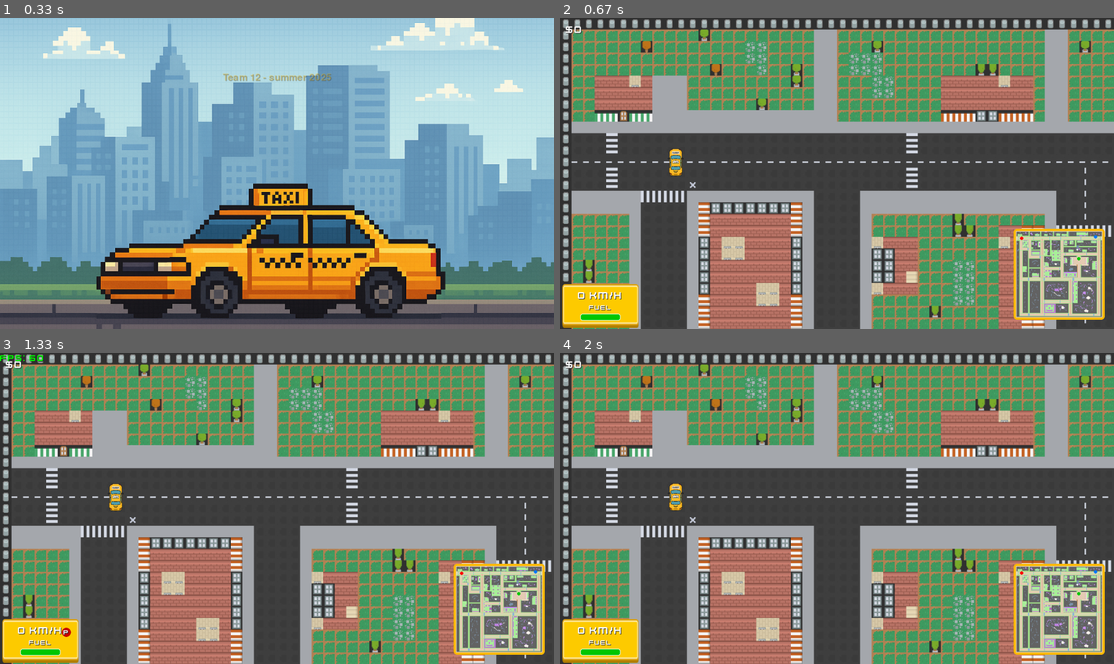
Above: before the commit, frames 1-4 (two rows, left to right).
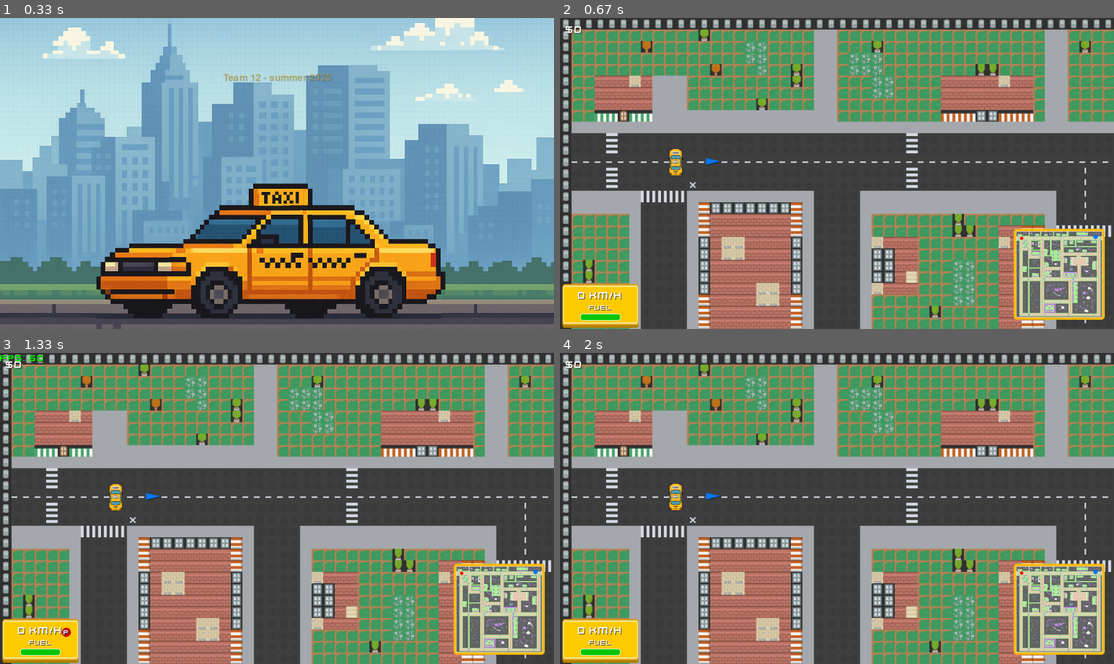
Above: after the commit, the same moments.

Repository: jirihos/UUN-Pygame-workshop
Game: pygame game, started from src/main.py
Two runs of this game, one before a commit and one after it. Both use one fixed random seed, a clock stepped at 60 frames per second and the inputs below.
Inputs (mouse positions are in pixels of both pictures, inside the frame that each line leads up to):
- Up to frame 1 (0.33 s): no input
- Up to frame 2 (0.67 s): click (837, 173) at 0.38 s
- Up to frame 3 (1.33 s): hold L 0.67-1.13 s; hold D 0.67-1.13 s; move the mouse to (254, 524) at 0.7 s; tap Space at 1.17 s
- Up to frame 4 (2 s): tap Space at 1.5 s; hold L from 1.83 s (still down); hold D from 1.83 s (still down)

Frame 1 is identical in both runs. In frame 2, less than 0.1% of the frame differs, in the area x 26-98%, y 44-79%; in frame 3, less than 0.1%; in frame 4, less than 0.1%.

Commit message:
Game loop fix

Diff:
--- a/src/scenes/game.py
+++ b/src/scenes/game.py
@@ -95,11 +95,13 @@
         self.show_fps = False  # FPS display toggle
 
     def new_job(self):
+        # If there are not enough pickup locations, do not create a job
         if len(self.pickup_tile_locations) < 2:
             self.current_job = None
             self.job_state = None
             return
 
+        # Randomly select two different pickup locations for pickup and delivery
         locs = random.sample(self.pickup_tile_locations, 2)
         self.current_job = Job(locs[0], locs[1])
         self.job_state = "pickup"
@@ -119,6 +121,7 @@
         return surf
 
     def is_walkable(self, x, y):
+        # Returns True if the tile at (x, y) is walkable
         tile_x = int(x) // self.tile_size
         tile_y = int(y) // self.tile_size
         if 0 <= tile_y < len(self.tile_map) and 0 <= tile_x < len(self.tile_map[0]):
@@ -127,11 +130,13 @@
         return False
 
     def is_on_pump_tile(self):
+        # Returns True if the car is currently on a pump tile
         car_tile_x = int(self.car.pos.x) // self.tile_size
         car_tile_y = int(self.car.pos.y) // self.tile_size
         return (car_tile_x, car_tile_y) in self.pump_tile_locations
 
     def get_nearest_pump_tile(self):
+        # Finds the nearest pump tile to the car
         car_pos = self.car.pos
         min_dist = float('inf')
         nearest = None
@@ -148,6 +153,7 @@
 
         screen = self.main.screen
 
+        # Handle events (quit, handbrake, menu, FPS toggle, job accept)
         for event in pygame.event.get():
             if event.type == pygame.QUIT:
                 self.main.quit()
@@ -165,7 +171,7 @@
                 self.pending_job = None
                 print("[JOB] Accepted new job.")
 
-
+        # Calculate camera position to center the car
         camera_x = max(0, min(self.car.pos.x - self.main.WIDTH // 2, self.MAP_WIDTH - self.main.WIDTH))
         camera_y = max(0, min(self.car.pos.y - self.main.HEIGHT // 2, self.MAP_HEIGHT - self.main.HEIGHT))
 
@@ -176,11 +182,13 @@
         # === Job Progress Logic ===
         if self.current_job and self.job_state:
             if self.job_state == "pickup":
+                # If at pickup location, handbrake is engaged, and car is stopped, switch to dropoff
                 if self.is_at_tile(self.current_job.pickup_tile_loc) and self.car.is_handbraking() and abs(self.car.speed) < 0.2:
                     print("[JOB] Passenger picked up.")
                     self.job_state = "dropoff"
 
             elif self.job_state == "dropoff":
+                # If at delivery location, handbrake is engaged, and car is stopped, complete job and start new one
                 if self.is_at_tile(self.current_job.delivery_tile_loc) and self.car.is_handbraking() and abs(self.car.speed) < 0.2:
                     print("[JOB] Passenger dropped off. Job complete.")
                     base_rate = 0.5
@@ -198,7 +206,7 @@
                         self.cash_animations.pop(0)
 
                     self.new_job()
-                    self.job_state = None
+                    self.job_state = "pickup"  # Immediately set to pickup for the new job
 
         if self.pending_job and event.key == pygame.K_RETURN:
             self.current_job = self.pending_job
@@ -215,8 +223,8 @@
                 if self.car.fuel < self.car.max_fuel:
                     self.car.fuel = min(self.car.fuel + 0.5, self.car.max_fuel)
 
+        # Draw game map
         screen.fill((50, 50, 50))
-
         for y, row in enumerate(self.tile_map):
             for x, tile_id in enumerate(row):
                 pos = (x * self.tile_size - camera_x, y * self.tile_size - camera_y)
@@ -249,8 +257,42 @@
         self.draw_dashboard()
         self.draw_minimap()  # Draw the minimap
 
+        # === ARROW TO CURRENT JOB TARGET ===
+        if self.current_job and self.job_state:
+            # Set arrow color to match minimap dot color
+            if self.job_state == "pickup":
+                target_tile = self.current_job.pickup_tile_loc
+                arrow_color = (0, 120, 255)  # Blue for pickup
+            else:
+                target_tile = self.current_job.delivery_tile_loc
+                arrow_color = (0, 200, 0)    # Green for dropoff
+
+            target_pos = self.tile_to_world(target_tile)
+            car_screen_x = self.car.pos.x - camera_x
+            car_screen_y = self.car.pos.y - camera_y
+            target_screen_x = target_pos.x - camera_x
+            target_screen_y = target_pos.y - camera_y
+            dir_vec = pygame.Vector2(target_screen_x - car_screen_x, target_screen_y - car_screen_y)
+            if dir_vec.length() > 1:
+                dir_vec = dir_vec.normalize()
+                arrow_center = pygame.Vector2(car_screen_x, car_screen_y) + dir_vec * 120
+                angle = math.degrees(math.atan2(-dir_vec.y, dir_vec.x))
+                arrow_size = 36
+                points = [
+                    (arrow_center.x + math.cos(math.radians(angle)) * arrow_size,
+                     arrow_center.y - math.sin(math.radians(angle)) * arrow_size),
+                    (arrow_center.x + math.cos(math.radians(angle + 140)) * (arrow_size // 2),
+                     arrow_center.y - math.sin(math.radians(angle + 140)) * (arrow_size // 2)),
+                    (arrow_center.x + math.cos(math.radians(angle - 140)) * (arrow_size // 2),
+                     arrow_center.y - math.sin(math.radians(angle - 140)) * (arrow_size // 2)),
+                ]
+                shadow_points = [(x+3, y+3) for x, y in points]
+                pygame.draw.polygon(screen, (40, 40, 40), shadow_points)
+                pygame.draw.polygon(screen, arrow_color, points)
+
         # OUT OF FUEL MESSAGE
         if self.car.fuel <= 0:
+            # Show "OUT OF FUEL" message in the center of the screen
             message = "OUT OF FUEL"
             font = pygame.font.Font(self.font_path, 64)
             text_color = (255, 255, 255)
@@ -274,6 +316,7 @@
 
         # REFUEL MESSAGE
         if self.is_on_pump_tile() and self.car.is_handbraking() and self.car.fuel < self.car.max_fuel:
+            # Show "Hold F to refuel" message above the dashboard
             message = "Hold F to refuel"
             font = pygame.font.Font(self.font_path, 40)
             text_color = (255, 255, 255)
@@ -300,9 +343,9 @@
 
         # FUEL ARROW TO PUMP
         if 0 < self.car.fuel < 30 and self.pump_tile_locations:
+            # Show arrow to nearest pump if fuel is low
             nearest_pump = self.get_nearest_pump_tile()
             if nearest_pump:
-                # Car position on screen
                 car_screen_x = self.car.pos.x - camera_x
                 car_screen_y = self.car.pos.y - camera_y
                 # Pump position on screen
@@ -332,6 +375,7 @@
                     pygame.draw.polygon(screen, (220, 40, 40), points)
 
         if self.pending_job:
+            # Show notification for new job
             self._draw_text("New Job Available! Press ENTER to accept.", 40, 60, (255, 255, 255), size=30)
 
 
@@ -339,7 +383,7 @@
         pygame.display.flip()
 
     def draw_dashboard(self):
-
+        # Draws the dashboard with speed, fuel, cash, and indicators
         dash_rect = pygame.Rect(20, self.main.screen.get_height() - 140, 240, 120)
         dash_bg_rect = dash_rect.inflate(24, 32)
 
@@ -403,6 +447,7 @@
         pygame.draw.rect(self.main.screen, (255, 255, 255), (bar_x, bar_y, bar_width, bar_height), 2, border_radius=8)
 
         if self.brake_pressed:
+            # Show brake indicator if brake is pressed
             pygame.draw.rect(self.main.screen, (200, 0, 0), (dash_rect.x + 10, dash_rect.bottom - 25, 80, 20))
             self._draw_text("BRAKE", dash_rect.x + 15, dash_rect.bottom - 24, (0, 0, 0), size=20)
 
@@ -450,36 +495,31 @@
             if anim["lifetime"] <= 0 or anim["alpha"] <= 0:
                 self.cash_animations.remove(anim)
 
-
-
     def draw_minimap(self):
-        """Displays the minimap in the bottom right corner and highlights the car position, pickup and delivery locations."""
+        """Displays the minimap in the bottom right corner and highlights the car position and current target only."""
         scale = self.minimap_scale
         minimap = self.minimap_surface.copy()
         car_x = int(self.car.pos.x / self.tile_size * scale)
         car_y = int(self.car.pos.y / self.tile_size * scale)
         pygame.draw.circle(minimap, (255, 0, 0), (car_x, car_y), max(3, int(3 * scale)))
 
-        # Draw pickup and delivery locations if job exists
-        if self.current_job is not None:
+        # Show only the current target (pickup or dropoff)
+        if self.current_job is not None and self.job_state:
             if self.job_state == "pickup":
-                # Show pickup location (blue dot) only if still in pickup phase
-                px, py = self.current_job.pickup_tile_loc
-                pickup_x = int(px * scale)
-                pickup_y = int(py * scale)
-                pygame.draw.circle(minimap, (0, 120, 255), (pickup_x, pickup_y), max(3, int(3 * scale)))
-
-            # Always show delivery location (green dot) while job exists
-            dx, dy = self.current_job.delivery_tile_loc
-            delivery_x = int(dx * scale)
-            delivery_y = int(dy * scale)
-            pygame.draw.circle(minimap, (0, 200, 0), (delivery_x, delivery_y), max(3, int(3 * scale)))
+                tx, ty = self.current_job.pickup_tile_loc
+                color = (0, 120, 255)  # Blue for pickup
+            else:
+                tx, ty = self.current_job.delivery_tile_loc
+                color = (0, 200, 0)    # Green for dropoff
+            target_x = int(tx * scale)
+            target_y = int(ty * scale)
+            pygame.draw.circle(minimap, color, (target_x, target_y), max(4, int(4 * scale)))
 
         minimap_rect = minimap.get_rect()
         minimap_rect.x = self.main.screen.get_width() - minimap_rect.width - 40
         minimap_rect.y = self.main.screen.get_height() - minimap_rect.height - 40
 
-        # Draw a colored filled rectangle with border (same color as text PLAY in menu)
+        # Draw a colored filled rectangle with border (same color as PLAY in menu)
         border_color = (252, 186, 3)
         border_rect = minimap_rect.inflate(16, 16)
         pygame.draw.rect(self.main.screen, border_color, border_rect, border_radius=12)
@@ -491,16 +531,17 @@
         self.main.screen.blit(minimap, (minimap_center_x, minimap_center_y))
 
     def tile_to_world(self, tile_pos):
+        # Converts tile coordinates to world (pixel) coordinates (center of tile)
         x, y = tile_pos
         return pygame.Vector2(x * self.tile_size + self.tile_size // 2, y * self.tile_size + self.tile_size // 2)
 
     def is_at_tile(self, tile_pos, radius=50):
+        # Returns True if the car is within a certain radius of the given tile
         world_pos = self.tile_to_world(tile_pos)
         return self.car.pos.distance_to(world_pos) <= radius
 
-
     def _draw_text(self, text, x, y, color=(255, 255, 255), size=36):
-        # Use Kenney_Future font for all text
+        # Draws text using Kenney_Future font at the given position
         font = pygame.font.Font(self.font_path, size)
         surface = font.render(text, True, color)
         self.main.screen.blit(surface, (x, y))
